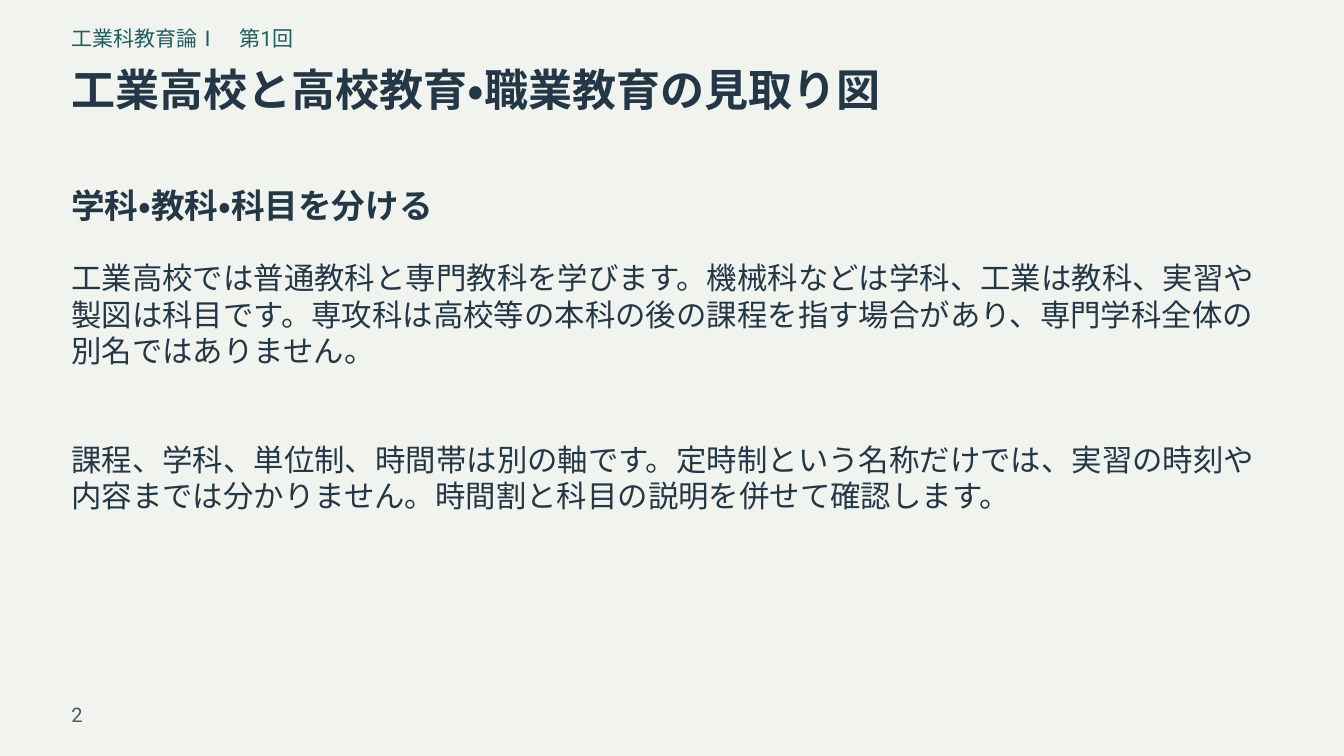
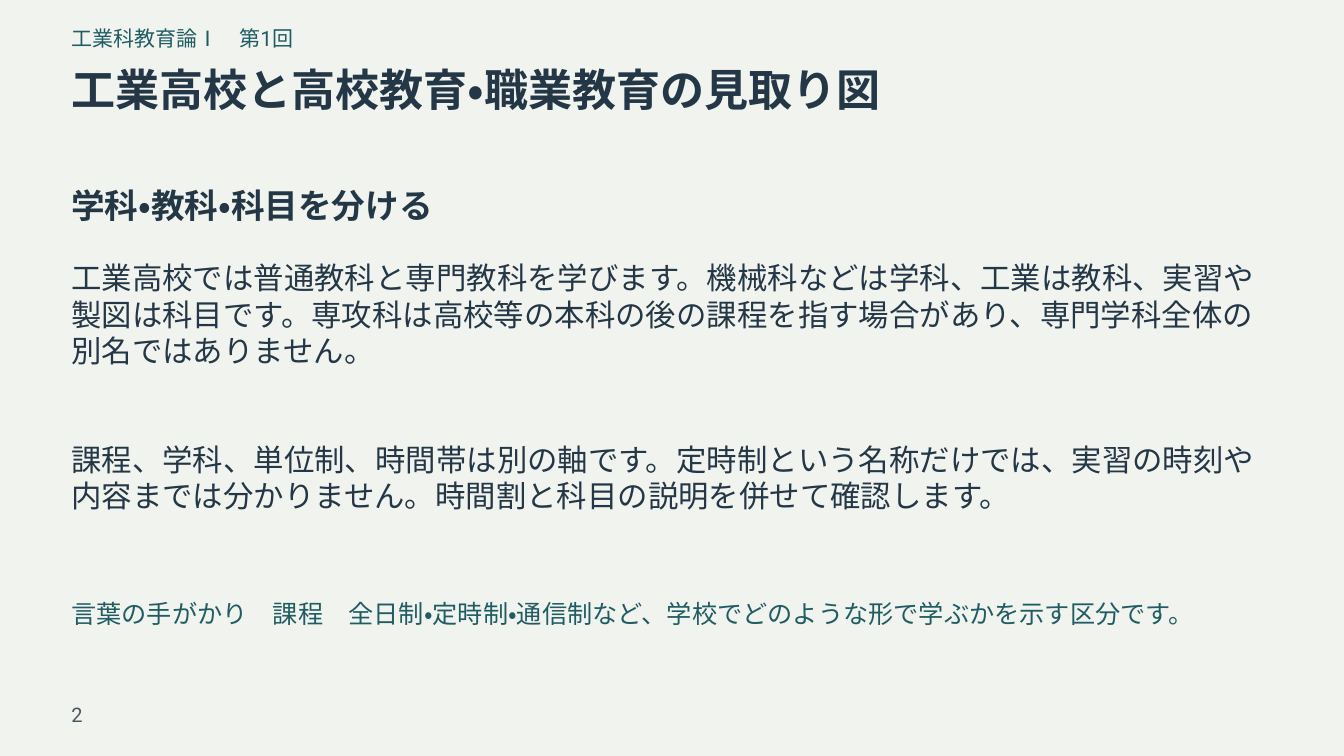
Before and after one commit to zooc-14calbp/industrial-education-i, a slide deck: slide 2 of reorganized/20261105/expanded/slides.pptx. Drawn at 1344x756 pixels with LibreOffice and Linux fonts; fonts in the diff are those of the drawing. Boxes give left, top, right and bottom in pixels: in the first picture for what was removed or moved away, otherwise in the second. Text is boxed around its words. In the diff, an @@ line names an element or a change of style, - is before the commit and + after.

```diff
--- a/reorganized/20261105/expanded/slides.pptx
+++ b/reorganized/20261105/expanded/slides.pptx
@@ text added at (71,601,1194,625), 18 pt, text #205D62 @@
+言葉の手がかり 課程 全日制・定時制・通信制など、学校でどのような形で学ぶかを示す区分です。
```
Also in this commit, not shown: 15 other slides changed, 37 other files.
